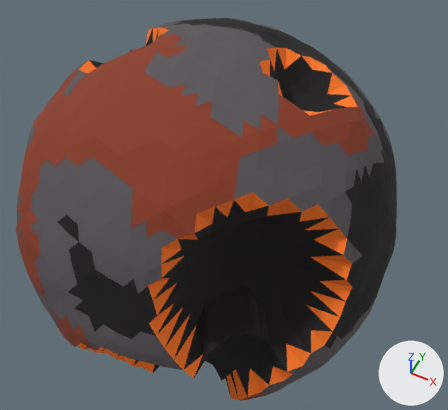
Two versions of the Blender file blender/cicatriz.blend, one commit apart.
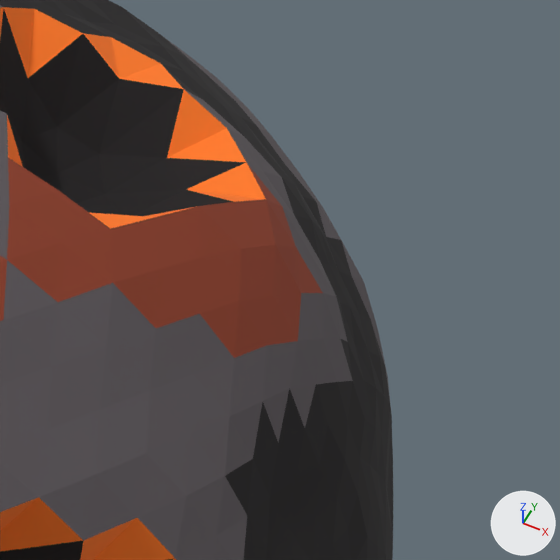
The first picture shows the older version from a 50 mm camera at (85.0, -158.5, 202.6) aimed at (3.4, 4.8, -1.5). The close-ups show the older and then the newer version on the part from 62% to 100% of the width and 11% to 53% of the height of that picture. Only the edits that show in the close-ups are written down. The lights are fixed; the arrows at lower right show +X, +Y and +Z.

The first close-up shows 'cicatriz_Terreno'.
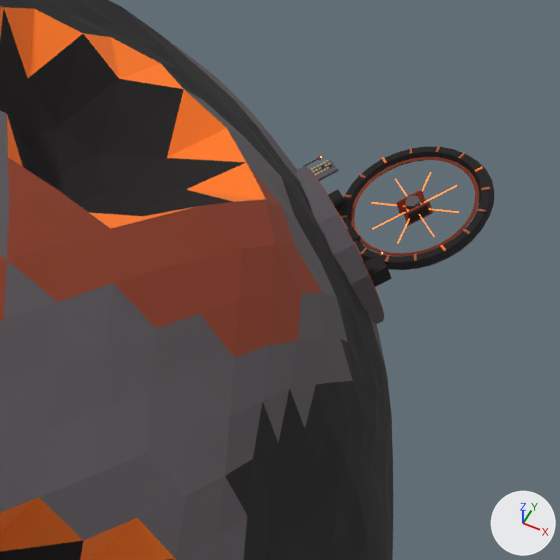
Pixel boxes (x1, y1, x2, y2) of what changed, in the close-ups (560 x 560 px):
'cicatriz_Lugares', added
    after: (297, 146, 494, 324)
'ANIM_nucleo_coraza', added
    after: (396, 189, 433, 226)
'EVT_pulso_cicatriz_Nucleo', added
    after: (371, 172, 459, 244)

The change, as a list of edits to the scene's bpy script:
```text
Add mat_m_pulso_cicatriz:
    mat_m_pulso_cicatriz = bpy.data.materials.new('M_Pulso_cicatriz')
    mat_m_pulso_cicatriz.use_nodes = True; mat_m_pulso_cicatriz.node_tree.nodes.clear()
    _N = mat_m_pulso_cicatriz.node_tree.nodes; _L = mat_m_pulso_cicatriz.node_tree.links
    n0 = _N.new('ShaderNodeBsdfPrincipled'); n0.name = 'BSDF Principista'
    n0.inputs[27].default_value = (1.0, 0.195, 0.0144, 1.0)  # 'Emission Color', orange #ff7a20
    n0.inputs[28].default_value = 1.5  # 'Emission Strength'
    n1 = _N.new('ShaderNodeOutputMaterial'); n1.name = 'Material'
    n2 = _N.new('ShaderNodeVertexColor'); n2.name = 'Atributo de color'
    n2.layer_name = 'Color'
    _L.new(n0.outputs[0], n1.inputs[0])  # 'BSDF' to 'Surface'
    _L.new(n2.outputs[0], n0.inputs[0])  # 'Color' to 'Base Color'
Add me_cicatriz_lugares:
    me_cicatriz_lugares.from_pydata(...)  # 1662 vertices, 1360 faces; spans x -12.4..70.9, y -56.3..88.3, z -3.3..65.4
    me_cicatriz_lugares.materials.append(mat_m_paleta_cicatriz)
Add me_evt_pulso_cicatriz_nucleo:
    me_evt_pulso_cicatriz_nucleo.from_pydata(...)  # 106 vertices, 128 faces; spans x -5.75..5.75, y -1.0..1.0, z -5.75..5.75
    me_evt_pulso_cicatriz_nucleo.materials.append(mat_m_pulso_cicatriz)
Add me_anim_nucleo_coraza:
    me_anim_nucleo_coraza.from_pydata(...)  # a box spanning x -1.28..-1.02, y -1.1..1.1, z -1.7..1.7; a box spanning x -1.34..-1.26, y -0.8..0.8, z -1.3..1.3; a box spanning x 1.02..1.28, y -1.1..1.1, z -1.7..1.7; a box spanning x 1.26..1.34, y -0.8..0.8, z -1.3..1.3
    me_anim_nucleo_coraza.materials.append(mat_m_paleta_cicatriz)
Add ob_cicatriz_lugares:
    ob_cicatriz_lugares = bpy.data.objects.new('cicatriz_Lugares', me_cicatriz_lugares)
    ob_cicatriz_lugares.parent = ob_cicatriz
    ob_cicatriz_lugares.location = (0.0, 0.0, 0.0)
Add ob_evt_pulso_cicatriz_nucleo:
    ob_evt_pulso_cicatriz_nucleo = bpy.data.objects.new('EVT_pulso_cicatriz_Nucleo', me_evt_pulso_cicatriz_nucleo)
    ob_evt_pulso_cicatriz_nucleo.parent = ob_cicatriz
    ob_evt_pulso_cicatriz_nucleo.location = (61.73, 51.8, 39.3)
    ob_evt_pulso_cicatriz_nucleo.rotation_euler = (-1.117, 0.0, -0.873)  # degrees (-64, 0, -50)
Add ob_anim_nucleo_coraza:
    ob_anim_nucleo_coraza = bpy.data.objects.new('ANIM_nucleo_coraza', me_anim_nucleo_coraza)
    ob_anim_nucleo_coraza.parent = ob_cicatriz
    ob_anim_nucleo_coraza.location = (61.73, 51.8, 39.3)
    ob_anim_nucleo_coraza.rotation_euler = (-1.117, 0.0, -0.873)  # degrees (-64, 0, -50)
```
